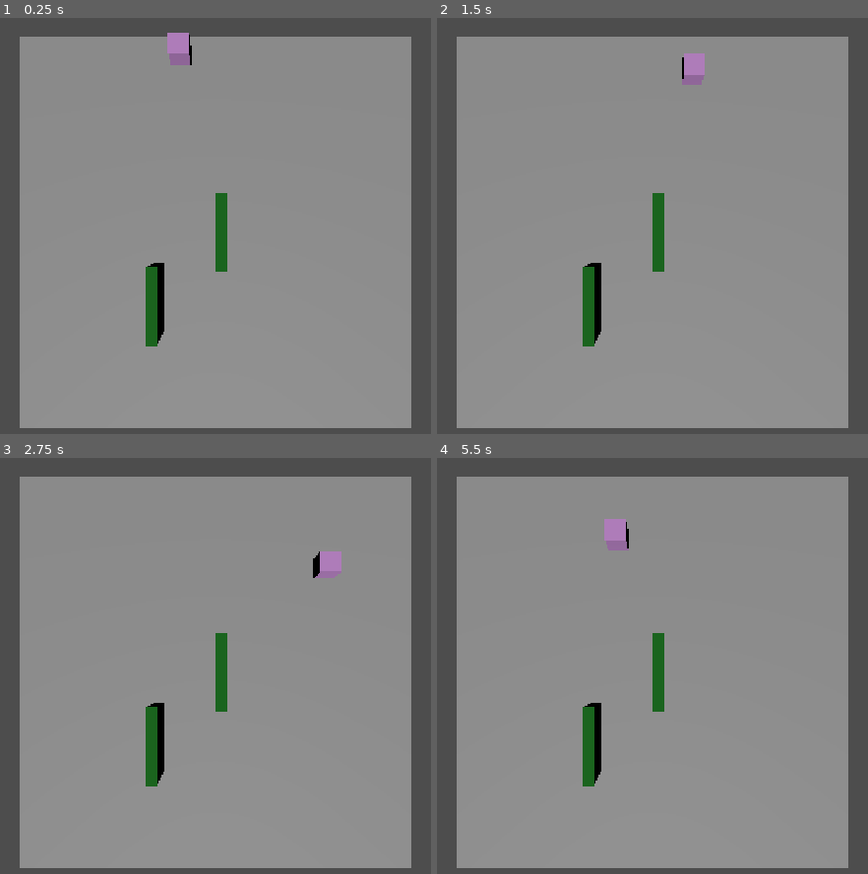
Above: before the commit, frames 1-4 (two rows, left to right).
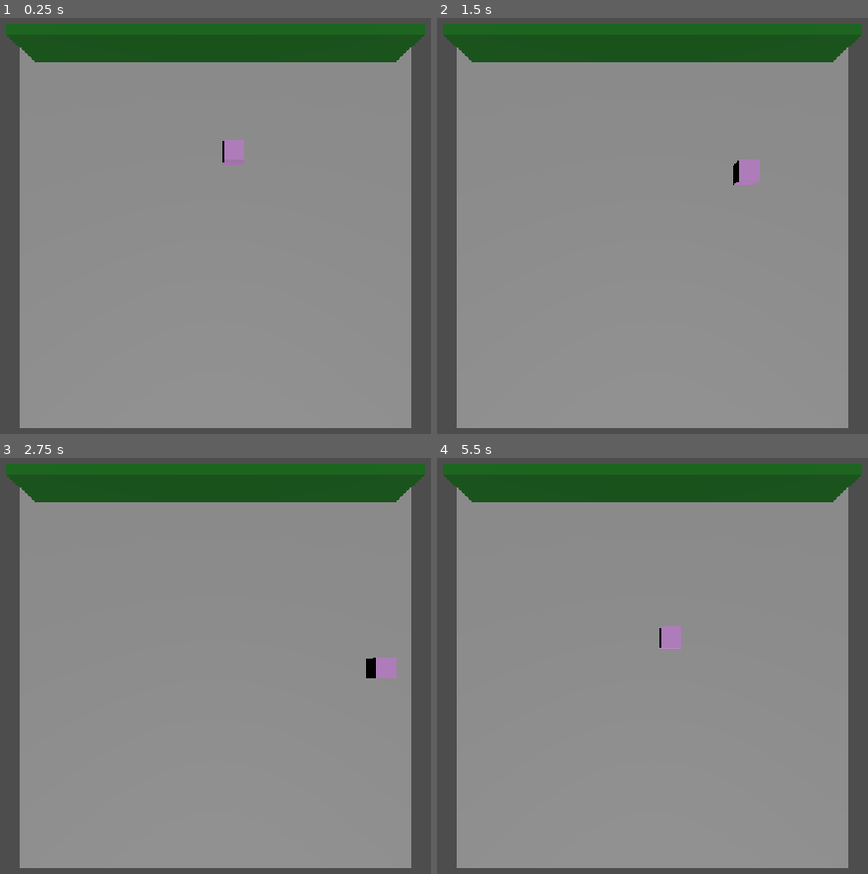
Above: after the commit, the same moments.

Repository: danijmoss/LightMaze
Game: Godot game, scene res://Scenes/main.tscn
Two runs of this game, one before a commit and one after it. Both use one fixed random seed, a clock stepped at 60 frames per second and the inputs below.
Inputs:
- Up to frame 1 (0.25 s): no input
- Up to frame 2 (1.5 s): tap Enter at 0.5 s; hold Right (ui_right) 0.53-1.28 s; hold Down (ui_down) from 1.28 s (still down)
- Up to frame 3 (2.75 s): release Down (ui_down) at 2.03 s; hold Right (ui_right) from 2.03 s (still down)
- Up to frame 4 (5.5 s): release Right (ui_right) at 2.78 s; hold Up (ui_up) 2.78-3.53 s; hold Left (ui_left) 3.53-5.03 s; hold Down (ui_down) from 5.03 s (still down)

The runs differ from the first frame. In frame 1, 10% of the frame differs, in the area x 1-99%, y 1-79%; in frame 2, 10%; in frame 3, 11%; in frame 4, 10%.

Commit message:
Created top wall of maze

Diff:
--- a/Scenes/main.tscn
+++ b/Scenes/main.tscn
@@ -21,7 +21,7 @@
 shape = SubResource("BoxShape3D_xwulq")
 
 [node name="Player" parent="." unique_id=2141546462 instance=ExtResource("1_jjgbg")]
-transform = Transform3D(1, 0, 0, 0, 1, 0, 0, 0, 1, -1.7614212, 1, -9.038857)
+transform = Transform3D(1, 0, 0, 0, 1, 0, 0, 0, 1, 0.8807068, 1, -3.9400148)
 script = ExtResource("2_bo1nx")
 
 [node name="Camera3D" type="Camera3D" parent="." unique_id=1916447182]
@@ -30,8 +30,22 @@
 [node name="DirectionalLight3D" type="DirectionalLight3D" parent="." unique_id=1161116856]
 transform = Transform3D(1, 0, 0, 0, 0.49999997, 0.86602545, 0, -0.86602545, 0.49999997, 0, 0, 0)
 
-[node name="Wall" parent="." unique_id=158485205 instance=ExtResource("3_8gbba")]
-transform = Transform3D(-4.371139e-08, 0, 1, 0, 1, 0, -1, 0, -4.371139e-08, 0.25, 0.25, 0)
+[node name="Maze" type="Node3D" parent="." unique_id=1931189685]
 
-[node name="Wall2" parent="." unique_id=325883610 instance=ExtResource("3_8gbba")]
-transform = Transform3D(-4.371139e-08, 0, 1, 0, 1, 0, -1, 0, -4.371139e-08, -2.836792, 0.25, 3.2810059)
+[node name="Wall" parent="Maze" unique_id=158485205 instance=ExtResource("3_8gbba")]
+transform = Transform3D(1, 0, 0, 0, 1, 0, 0, 0, 1, -7.5, 0.25, -9)
+
+[node name="Wall2" parent="Maze" unique_id=18534947 instance=ExtResource("3_8gbba")]
+transform = Transform3D(1, 0, 0, 0, 1, 0, 0, 0, 1, -4.5, 0.25, -9)
+
+[node name="Wall3" parent="Maze" unique_id=8240231 instance=ExtResource("3_8gbba")]
+transform = Transform3D(1, 0, 0, 0, 1, 0, 0, 0, 1, -1.5, 0.25, -9)
+
+[node name="Wall4" parent="Maze" unique_id=836805841 instance=ExtResource("3_8gbba")]
+transform = Transform3D(1, 0, 0, 0, 1, 0, 0, 0, 1, 1.5, 0.25, -9)
+
+[node name="Wall5" parent="Maze" unique_id=1744123570 instance=ExtResource("3_8gbba")]
+transform = Transform3D(1, 0, 0, 0, 1, 0, 0, 0, 1, 4.5, 0.25, -9)
+
+[node name="Wall6" parent="Maze" unique_id=523924605 instance=ExtResource("3_8gbba")]
+transform = Transform3D(1, 0, 0, 0, 1, 0, 0, 0, 1, 7.5, 0.25, -9)
